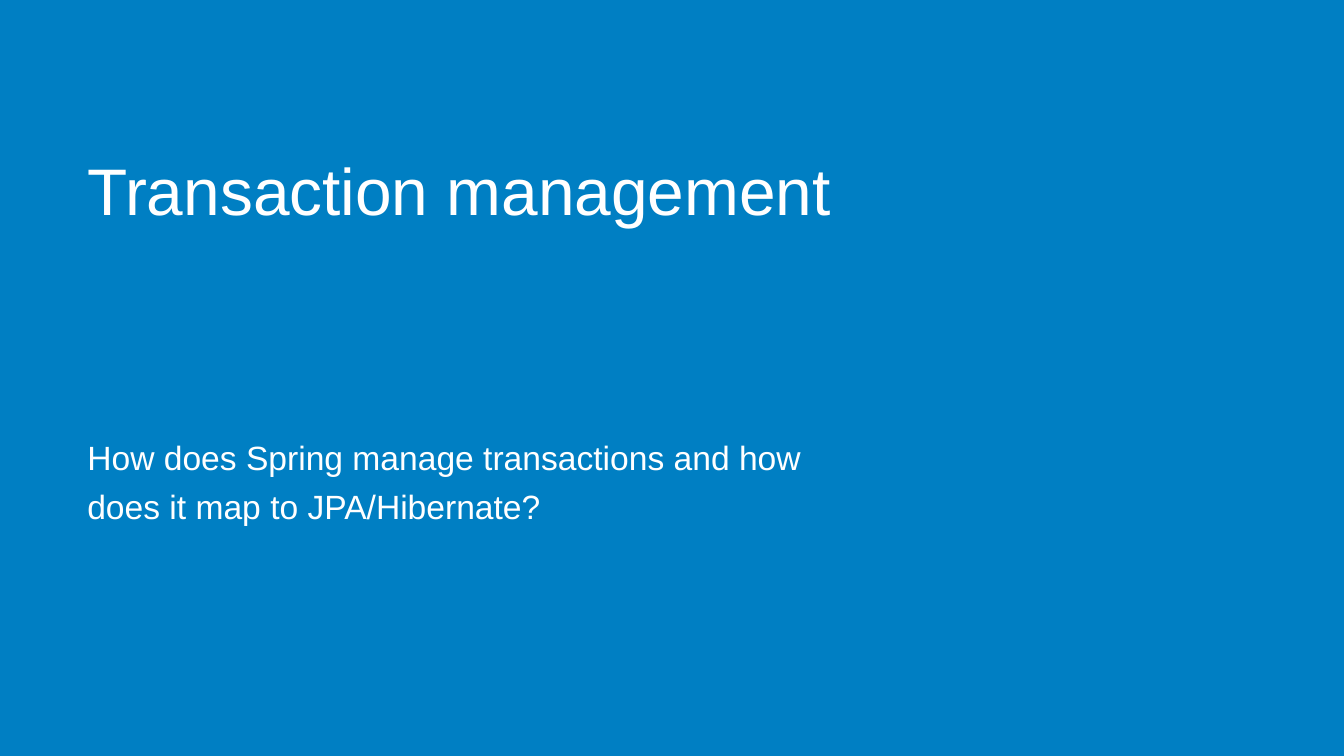
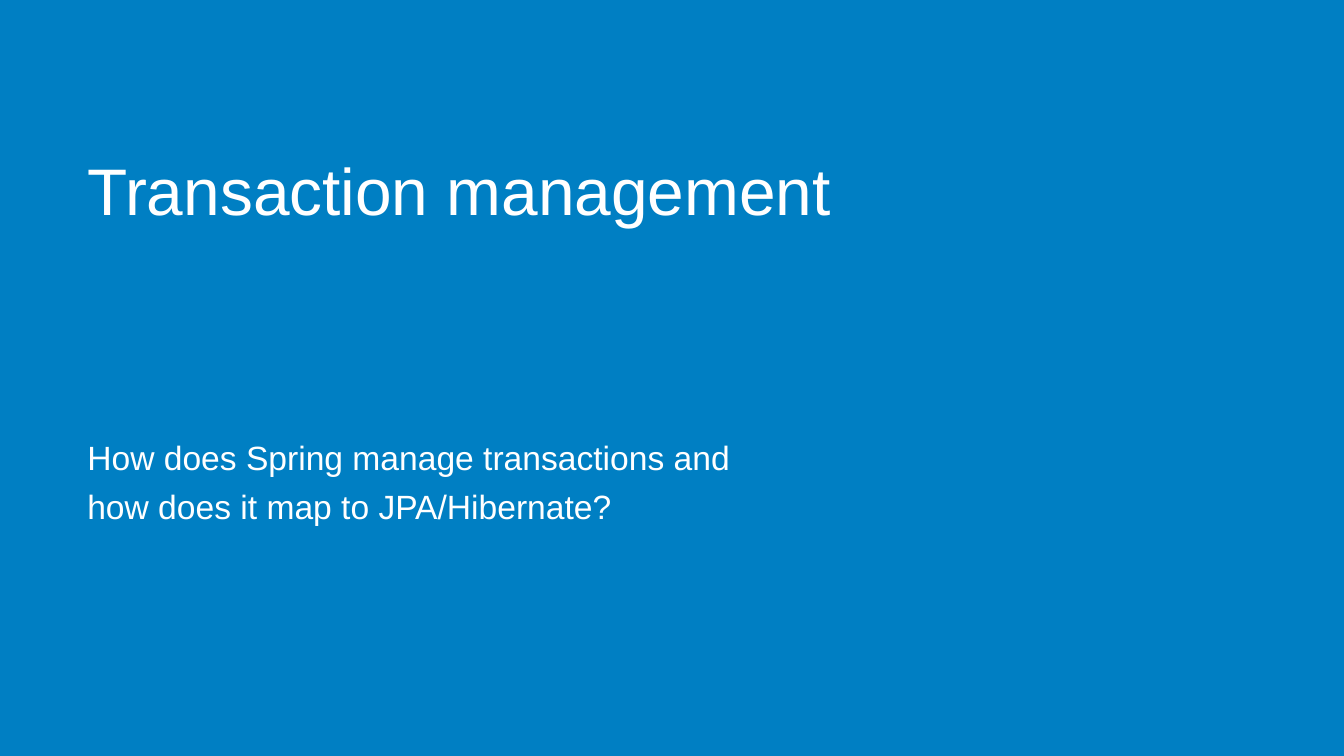
Before and after one commit to raoulvdberge/jpa-with-hibernate, a slide deck: slide 6 of slides.pptx. Drawn at 1344x756 pixels with LibreOffice and Linux fonts; fonts in the diff are those of the drawing; background and template pictures are left out. Boxes give left, top, right and bottom in pixels: in the first picture for what was removed or moved away, otherwise in the second. Text is boxed around its words. In the diff, an @@ line names an element or a change of style, - is before the commit and + after.

```diff
--- a/slides.pptx
+++ b/slides.pptx
@@ text at (x1=87, y1=445, x2=730, y2=526): text changed @@
-How does Spring manage transactions and how does it map to JPA/Hibernate?
+How does Spring manage transactions and
+how does it map to JPA/Hibernate?
```
Also in this commit, not shown: 22 other slides changed, 1 other file.
